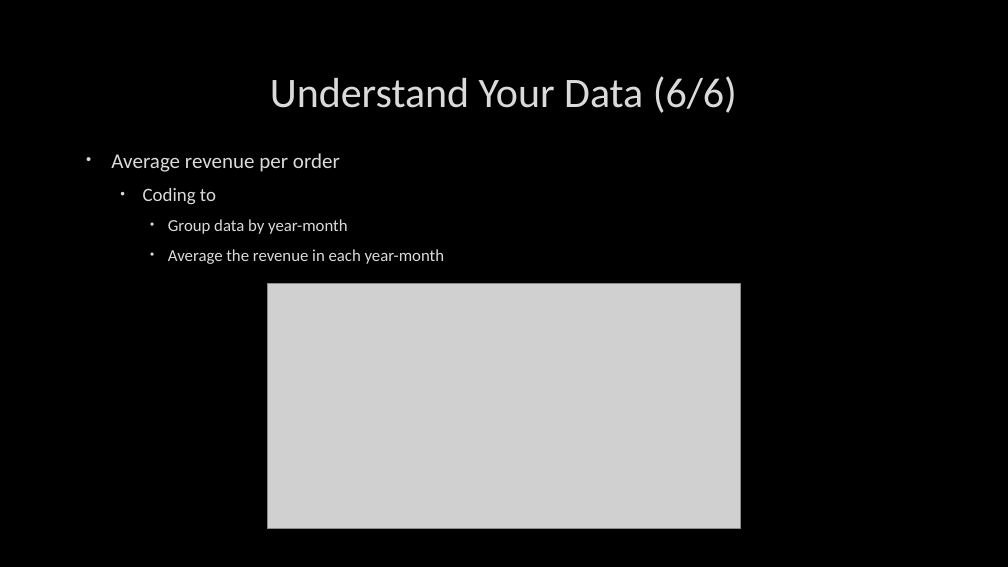
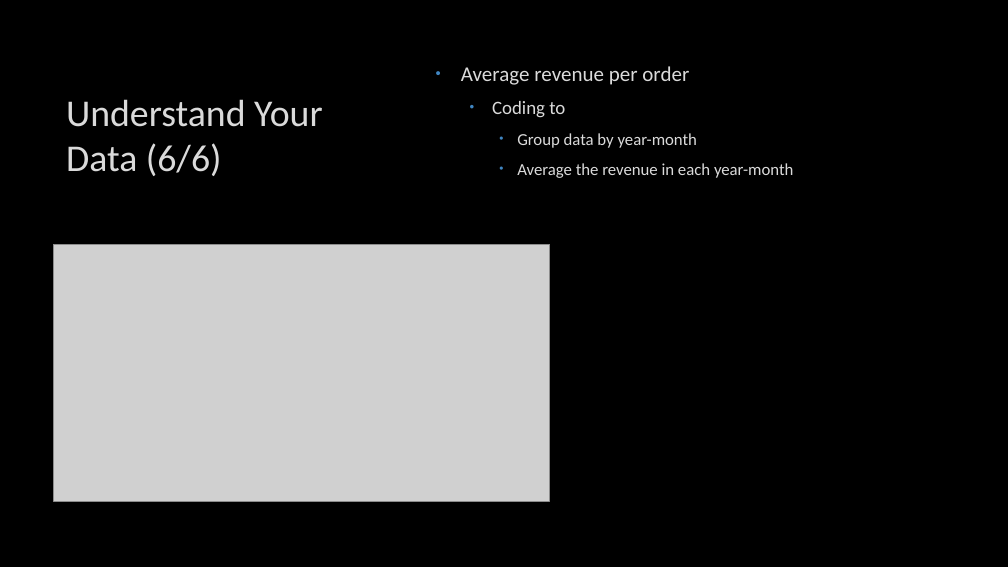
Before and after one commit to pantuwong/retail_analysis, a slide deck: slide 9 of Data Analysis in Python.pptx. Drawn at 1008x567 pixels with LibreOffice and Linux fonts; fonts in the diff are those of the drawing; grey boxes stand for pictures; background and template pictures are left out. Boxes give left, top, right and bottom in pixels: in the first picture for what was removed or moved away, otherwise in the second. Text is boxed around its words. In the diff, an @@ line names an element or a change of style, - is before the commit and + after.

```diff
--- a/Data Analysis in Python.pptx
+++ b/Data Analysis in Python.pptx
@@ title "Understand Your Data (6/6)" moved from (x1=270, y1=76, x2=737, y2=113) to (x1=66, y1=99, x2=323, y2=176) @@
@@ title "Understand Your Data (6/6)" at (x1=66, y1=99, x2=323, y2=176): size 40 to 36 pt; alignment centre to left @@
@@ text "Average revenue per order" moved from (x1=111, y1=153, x2=444, y2=264) to (x1=461, y1=66, x2=793, y2=178) @@
@@ text "Average revenue per order" at (x1=461, y1=66, x2=793, y2=178): bullet colour #DADADA to #4086C2; vertical alignment top to middle @@
@@ picture resized from (x1=267, y1=284, x2=740, y2=529) to (x1=53, y1=244, x2=550, y2=501) @@
```
Also in this commit, not shown: 18 other slides changed.
